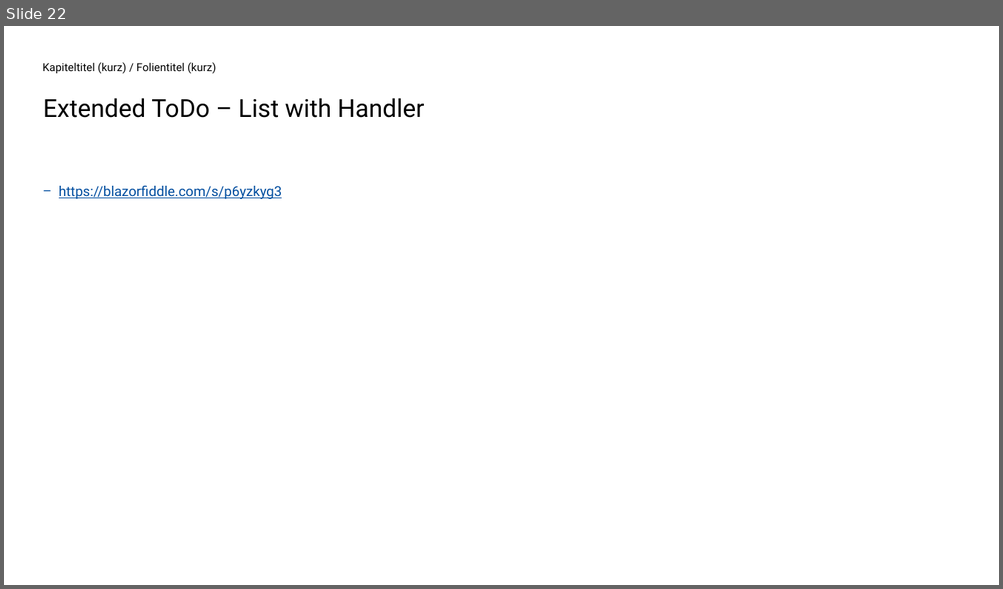
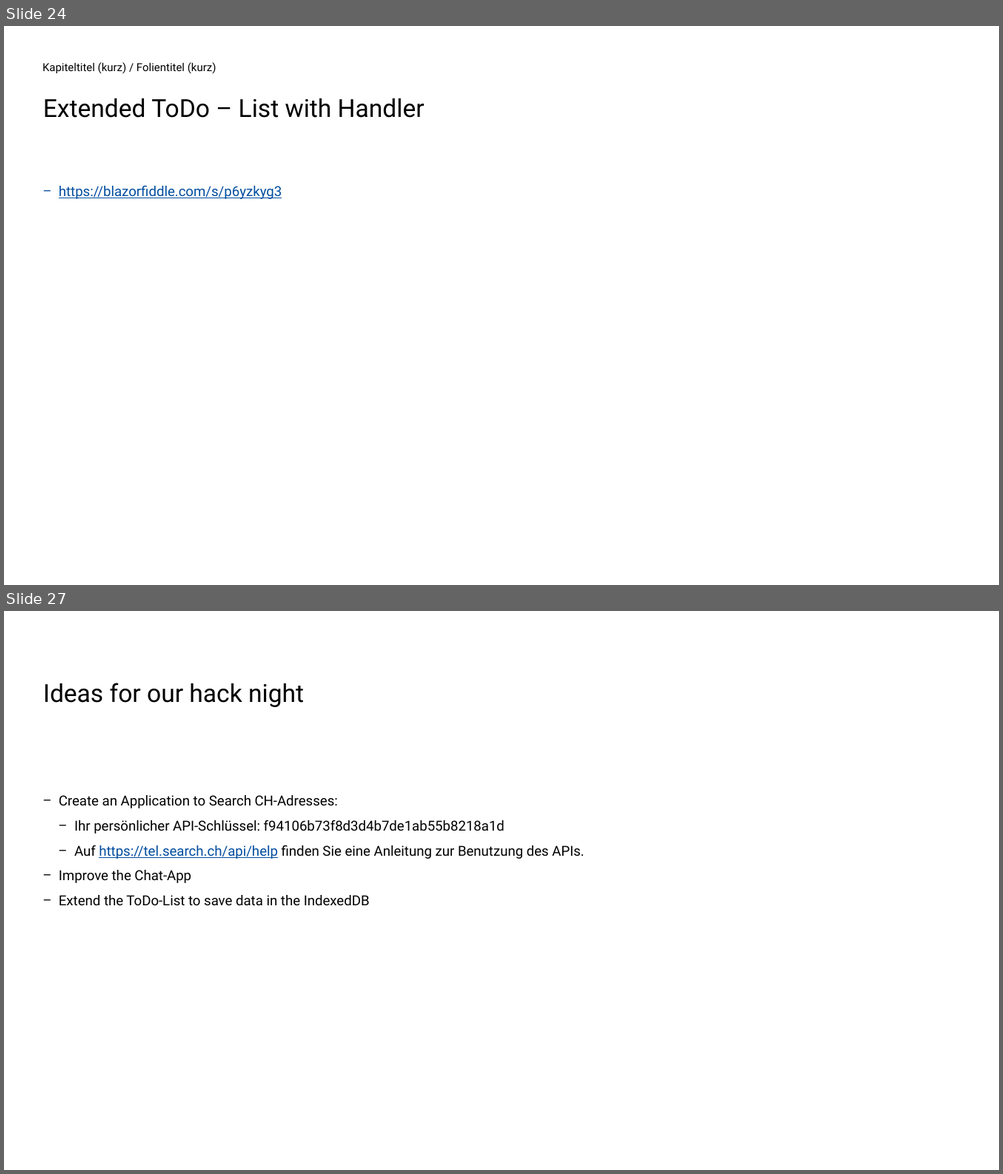
Before and after one commit to kraeuchi/blazor-hacknight, a slide deck: HackNight_WASM_Blazor.pptx. Shown one above the other, each under a label of ours: slide 22 before the commit, slides 24 and 27 after it; the slides between them are not shown. The pictures are 1003x589 and 1003x1174 pixels, drawn with LibreOffice and Linux fonts; fonts in the diff are those of the drawing; background and template pictures are left out. Boxes give left, top, right and bottom in pixels: in the first picture for what was removed or moved away, otherwise in the second. Text is boxed around its words. In the diff, an @@ line names an element or a change of style, - is before the commit and + after.

```diff
--- a/HackNight_WASM_Blazor.pptx
+++ b/HackNight_WASM_Blazor.pptx
@@ slide 27 added at (4, 611, 999, 1170), background #FFFFFF @@
@@ title added at (43, 683, 304, 707), 18 pt, text #000000 @@
+Ideas for our hack night
@@ text added at (59, 795, 583, 906), 10 pt, text #000000 @@
+− Create an Application to Search CH-Adresses:
+  − Ihr persönlicher API-Schlüssel: f94106b73f8d3d4b7de1ab55b8218a1d
+  − Auf https://tel.search.ch/api/help finden Sie eine Anleitung zur Benutzung des APIs.
+− Improve the Chat-App
+− Extend the ToDo-List to save data in the IndexedDB
@@ what was slide 22 is now slide 24 @@
```
Also in this commit, not shown: 21 slides changed, 3 other slides added, 2 slides removed.
